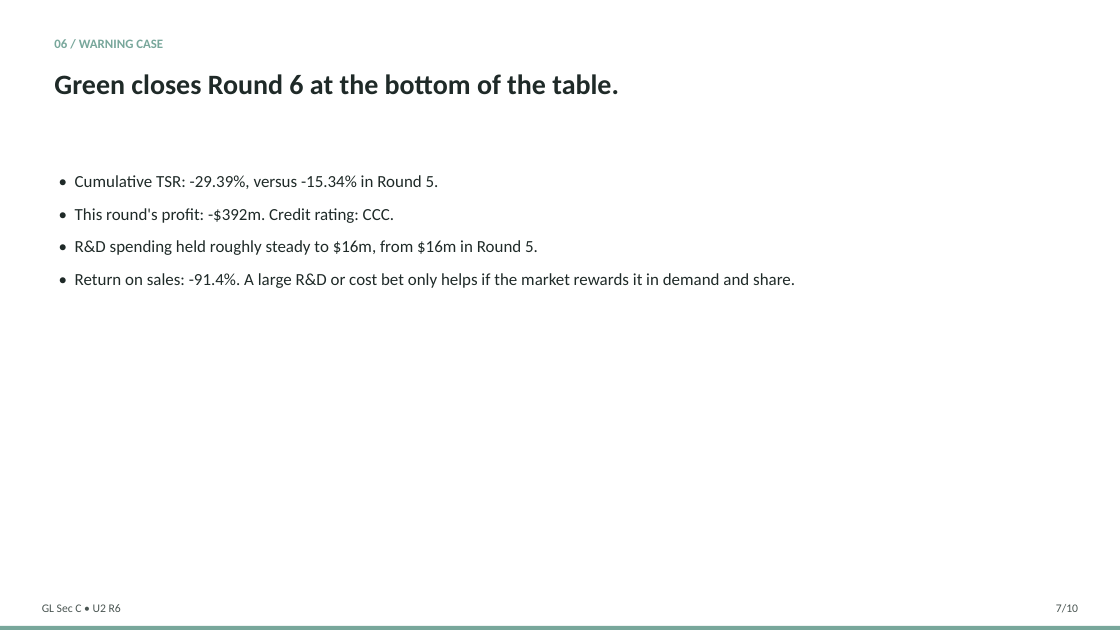
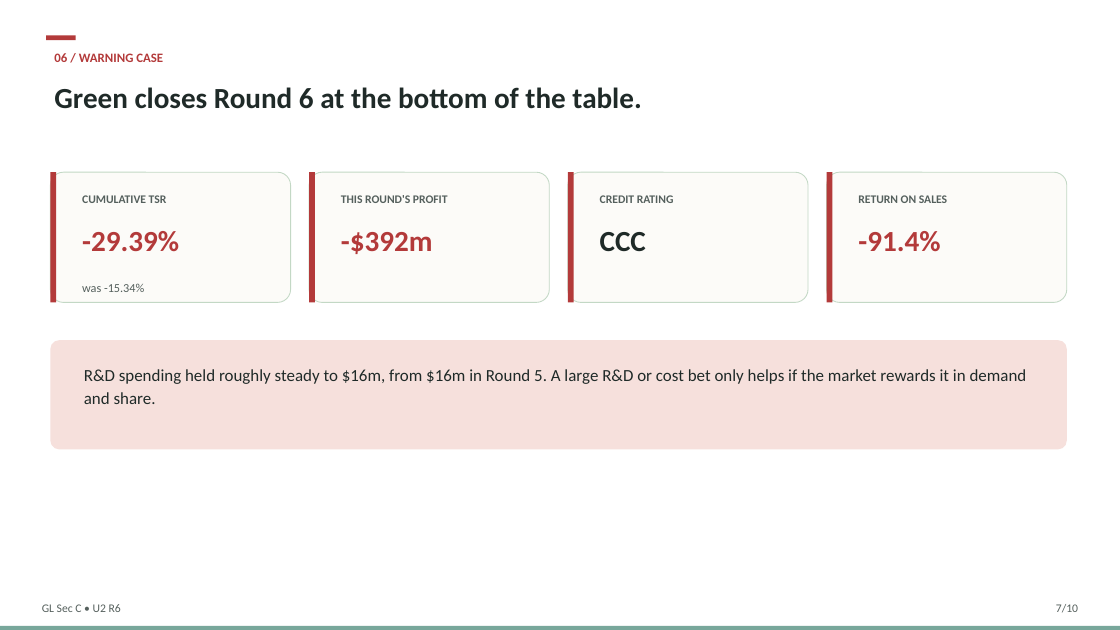
Before and after one commit to swapnilsahoo/swapnilsahoo-next, a slide deck: slide 7 of public/documents/business-simulation/round-6/section-c/section-c-round6-universe2-debrief.pptx. Drawn at 1120x630 pixels with LibreOffice and Linux fonts; fonts in the diff are those of the drawing. Boxes give left, top, right and bottom in pixels: in the first picture for what was removed or moved away, otherwise in the second. Text is boxed around its words. In the diff, an @@ line names an element or a change of style, - is before the commit and + after.

```diff
--- a/public/documents/business-simulation/round-6/section-c/section-c-round6-universe2-debrief.pptx
+++ b/public/documents/business-simulation/round-6/section-c/section-c-round6-universe2-debrief.pptx
@@ text "06 / WARNING CASE": place and size @@
-text "06 / WARNING CASE" at (54, 39, 163, 48)
+text "06 / WARNING CASE" at (54, 53, 163, 62)
@@ text "06 / WARNING CASE" at (54, 53, 163, 62): text colour #78A79B to #B33A3A @@
@@ rectangle added at (46, 35, 76, 40), fill #B33A3A @@
@@ text "Green closes Round 6 at ...": place and size @@
-text "Green closes Round 6 at ..." at (54, 74, 619, 95)
+text "Green closes Round 6 at ..." at (54, 87, 641, 109)
@@ text "Green closes Round 6 at ..." at (54, 87, 641, 109): size 24 to 25 pt @@
@@ rounded rectangle added at (50, 172, 291, 302), fill #FCFBF8, outline #C3D8C5 0.75 pt @@
@@ rectangle added at (50, 172, 56, 302), fill #B33A3A @@
@@ rounded rectangle added at (309, 172, 549, 302), fill #FCFBF8, outline #C3D8C5 0.75 pt @@
@@ rectangle added at (309, 172, 315, 302), fill #B33A3A @@
@@ rounded rectangle added at (568, 172, 808, 302), fill #FCFBF8, outline #C3D8C5 0.75 pt @@
@@ rectangle added at (568, 172, 574, 302), fill #B33A3A @@
@@ rounded rectangle added at (827, 172, 1067, 302), fill #FCFBF8, outline #C3D8C5 0.75 pt @@
@@ rectangle added at (827, 172, 833, 302), fill #B33A3A @@
@@ text added at (82, 195, 167, 203), 10 pt, text #55605D, bold @@
+CUMULATIVE TSR
@@ text added at (341, 195, 448, 203), 10 pt, text #55605D, bold @@
+THIS ROUND'S PROFIT
@@ text added at (600, 195, 674, 203), 10 pt, text #55605D, bold @@
+CREDIT RATING
@@ text added at (858, 195, 947, 203), 10 pt, text #55605D, bold @@
+RETURN ON SALES
@@ text added at (82, 231, 179, 251), 25 pt, text #B33A3A, bold @@
+-29.39%
@@ text added at (341, 232, 433, 254), 25 pt, text #B33A3A, bold @@
+-$392m
@@ text added at (600, 232, 646, 251), 25 pt, text #1F2A28, bold @@
+CCC
@@ text added at (858, 231, 940, 252), 25 pt, text #B33A3A, bold @@
+-91.4%
@@ text added at (82, 283, 144, 292), 10.5 pt, text #55605D @@
+was -15.34%
@@ rounded rectangle added at (50, 340, 1067, 450), fill #F6E0DC @@
@@ text at (84, 369, 1027, 404): text changed @@
-• Cumulative TSR: -29.39%, versus -15.34% in Round 5.
-• This round's profit: -$392m. Credit rating: CCC.
-• R&D spending held roughly steady to $16m, from $16m in Round 5.
-• Return on sales: -91.4%. A large R&D or cost bet only helps if the market rewards it in demand and share.
+R&D spending held roughly steady to $16m, from $16m in Round 5. A large R&D or cost bet only helps if the market rewards it in demand and share.
```
Also in this commit, not shown: 9 other slides changed, 5 other files.
